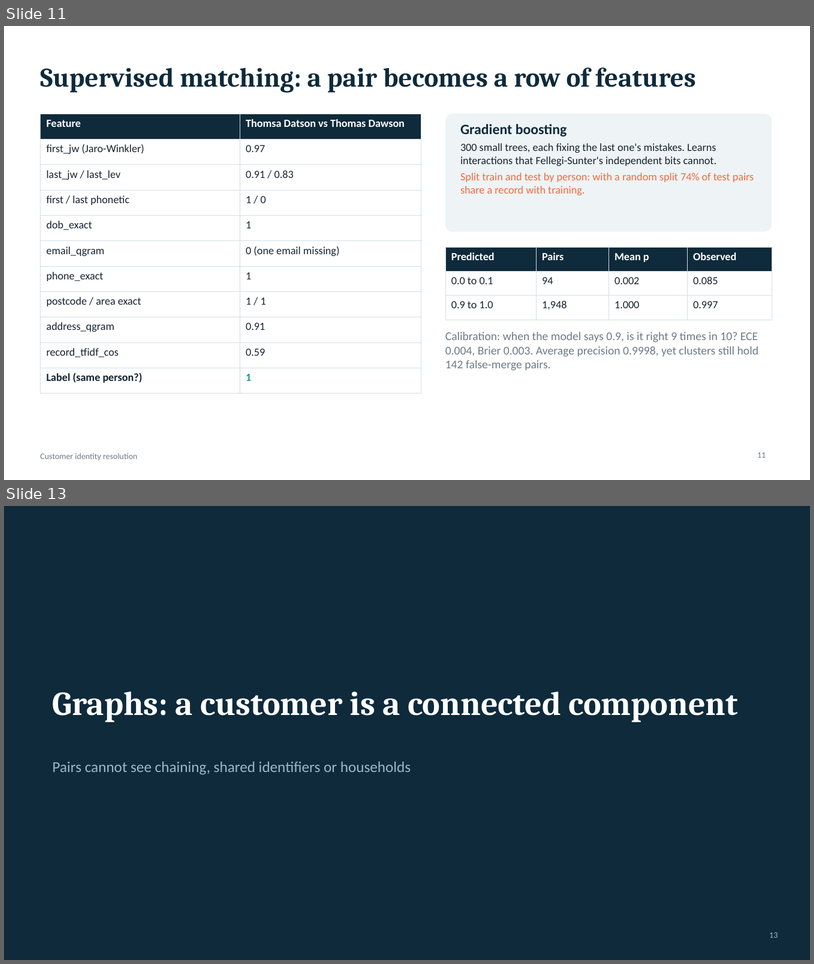
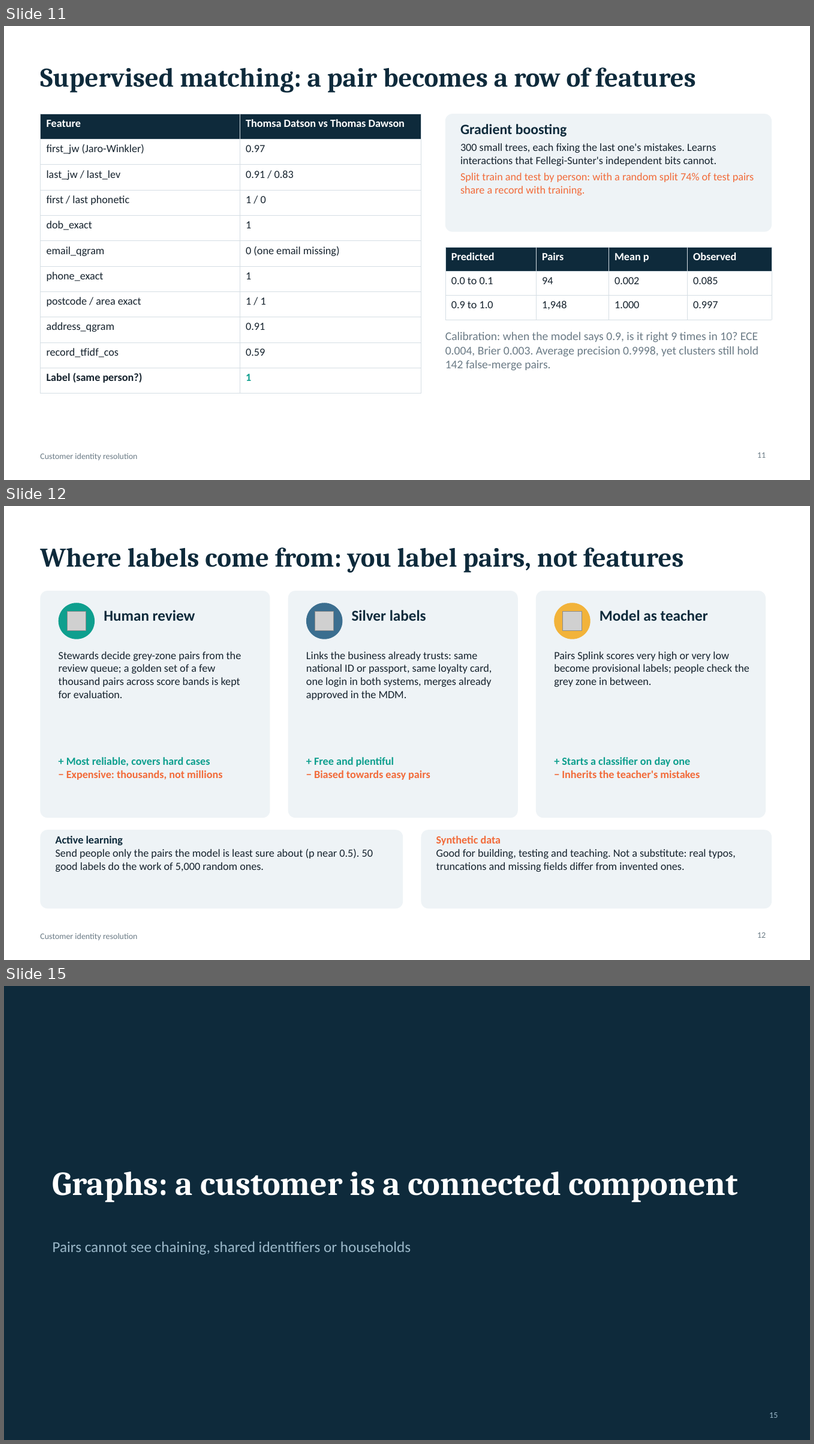
Before and after one commit to olonok69/Entity-Resolution-ML, a slide deck: er-demo/slides/customer-identity-resolution.pptx. Shown one above the other, each under a label of ours: slides 11 and 13 before the commit, slides 11, 12 and 15 after it; the slides between them are not shown. The pictures are 814x964 and 814x1444 pixels, drawn with LibreOffice and Linux fonts; fonts in the diff are those of the drawing; grey boxes stand for pictures. Boxes give left, top, right and bottom in pixels: in the first picture for what was removed or moved away, otherwise in the second. Text is boxed around its words. In the diff, an @@ line names an element or a change of style, - is before the commit and + after.

Commit message:
Add labels, precision vs recall and licences to docs and deck
DEMO_GUIDE: where labels come from (human review, silver labels, model
as teacher, active learning, synthetic data), a precision-or-recall
section with the cost of each error and two thresholds, and Q&A on
licences. README gets the same short answers. The deck gains a labels
slide, a precision-or-recall slide and a licence line.

```diff
--- a/er-demo/slides/customer-identity-resolution.pptx
+++ b/er-demo/slides/customer-identity-resolution.pptx
@@ slide 12 added at (4,506,810,960), background #FFFFFF; not listed: 1 template element that a slide beside it also shows @@
@@ title added at (40,547,684,573), 32 pt, text #0E2A3B, bold @@
+Where labels come from: you label pairs, not features
@@ rounded rectangle added at (40,591,270,817), fill #EEF3F6 @@
@@ rounded rectangle added at (288,591,518,817), fill #EEF3F6 @@
@@ rounded rectangle added at (536,591,766,817), fill #EEF3F6 @@
@@ ellipse added at (59,603,95,639), fill #0E9F8E @@
@@ picture added at (67,611,86,630) @@
@@ text added at (104,610,195,621), 18 pt, text #0E2A3B, bold @@
+Human review
@@ ellipse added at (306,603,343,639), fill #3B6E8F @@
@@ picture added at (315,611,333,630) @@
@@ text added at (352,610,426,621), 18 pt, text #0E2A3B, bold @@
+Silver labels
@@ ellipse added at (555,603,591,639), fill #F2B33A @@
@@ picture added at (563,611,582,630) @@
@@ text added at (600,610,708,621), 18 pt, text #0E2A3B, bold @@
+Model as teacher
@@ text added at (59,651,242,698), 13 pt, text #16232E @@
+Stewards decide grey-zone pairs from the review queue; a golden set of a few thousand pairs across score bands is kept for evaluation.
@@ text added at (306,651,492,700), 13 pt, text #16232E @@
+Links the business already trusts: same national ID or passport, same loyalty card, one login in both systems, merges already approved in the MDM.
@@ text added at (554,651,750,687), 13 pt, text #16232E @@
+Pairs Splink scores very high or very low become provisional labels; people check the grey zone in between.
@@ text added at (66,757,222,780), 13 pt, text #F26B3A, bold @@
++ Most reliable, covers hard cases
+− Expensive: thousands, not millions
@@ text added at (314,757,431,780), 13 pt, text #F26B3A, bold @@
++ Free and plentiful
+− Biased towards easy pairs
@@ text added at (562,757,700,778), 13 pt, text #F26B3A, bold @@
++ Starts a classifier on day one
+− Inherits the teacher's mistakes
@@ rounded rectangle added at (40,829,403,908), fill #EEF3F6 @@
@@ rounded rectangle added at (422,829,772,908), fill #EEF3F6 @@
@@ text added at (56,835,373,871), 13 pt, text #16232E @@
+Active learning
+Send people only the pairs the model is least sure about (p near 0.5). 50 good labels do the work of 5,000 random ones.
@@ text added at (437,835,736,871), 13 pt, text #16232E @@
+Synthetic data
+Good for building, testing and teaching. Not a substitute: real typos, truncations and missing fields differ from invented ones.
@@ page number added at (758,932,766,937), 10 pt, text #6B7B86 @@
+12
@@ what was slide 13 is now slide 15 @@
@@ page number at (770,1412,778,1417): text changed @@
-13
+15
```
Also in this commit, not shown: 3 slides changed, 1 other slide added, 2 other files.
